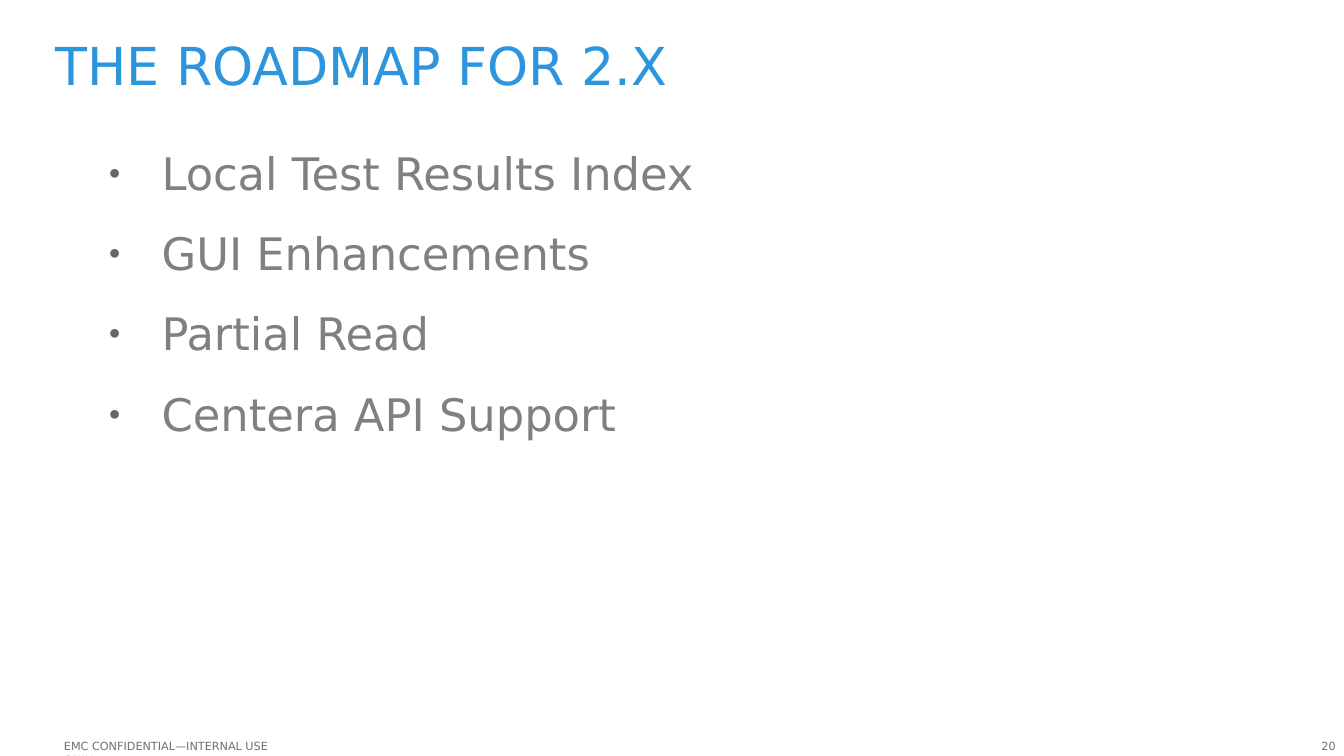
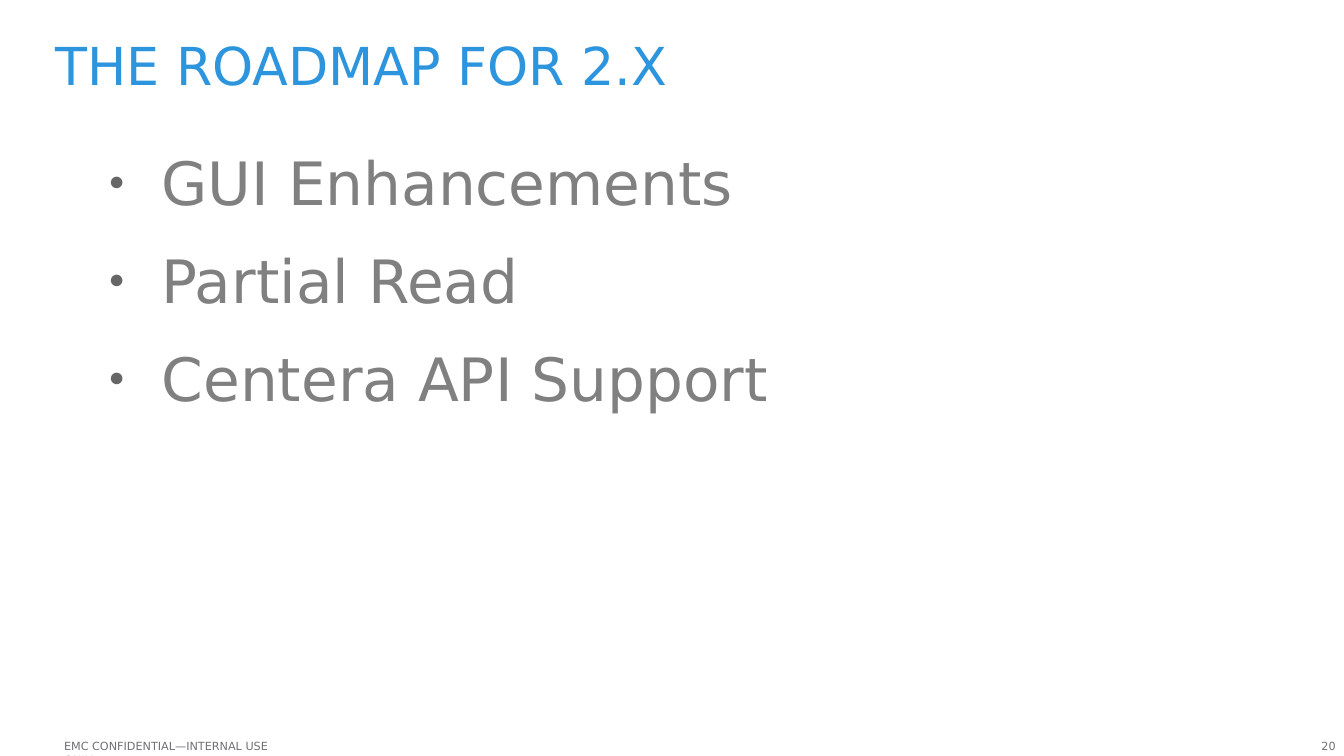
Before and after one commit to emc-mongoose/mongoose, a slide deck: slide 20 of doc/emcmongoosev2.odp. Drawn at 1344x756 pixels with LibreOffice and Linux fonts; fonts in the diff are those of the drawing; background and template pictures are left out. Boxes give left, top, right and bottom in pixels: in the first picture for what was removed or moved away, otherwise in the second. Text is boxed around its words. In the diff, an @@ line names an element or a change of style, - is before the commit and + after.

```diff
--- a/doc/emcmongoosev2.odp
+++ b/doc/emcmongoosev2.odp
@@ text "GUI Enhancements" at (162, 159, 768, 413): size 24 to 32 pt @@
@@ text at (162, 156, 693, 191): paragraph removed @@
-● Local Test Results Index
```
Also in this commit, not shown: 2 other slides changed, 1 other file.
